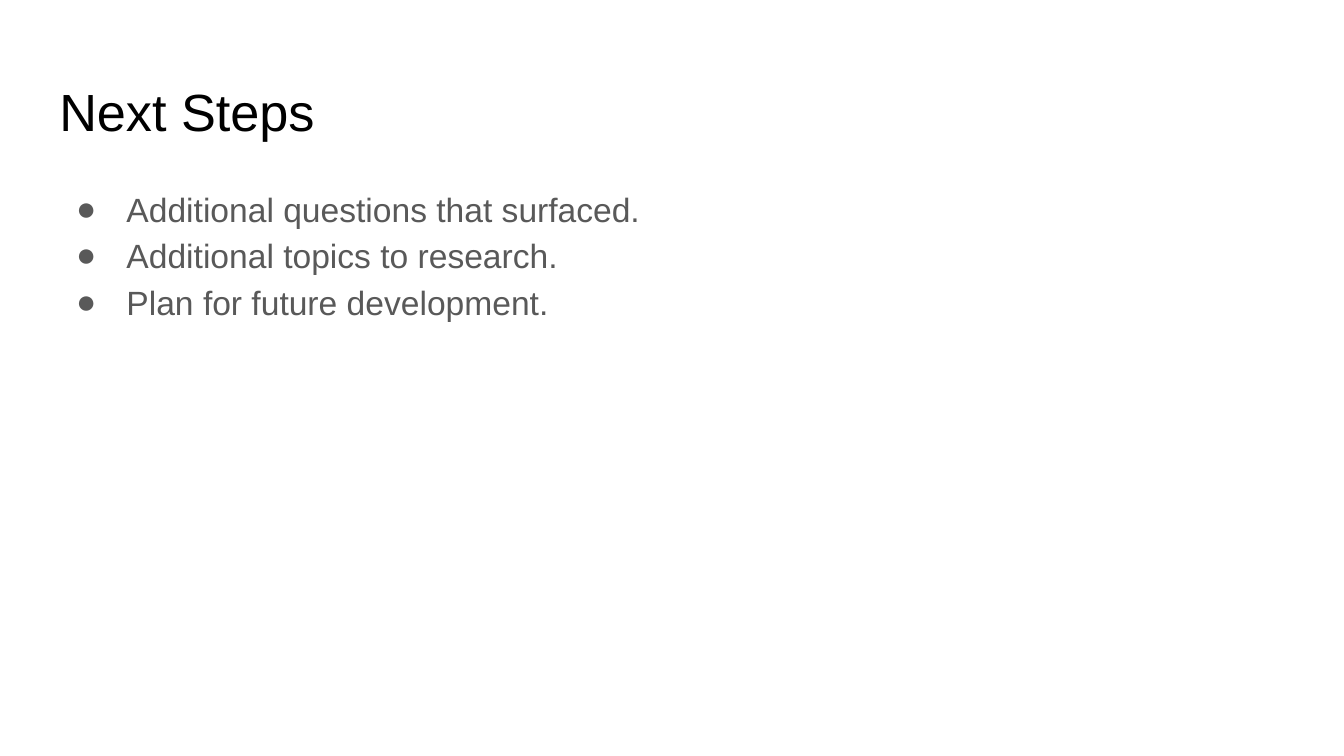
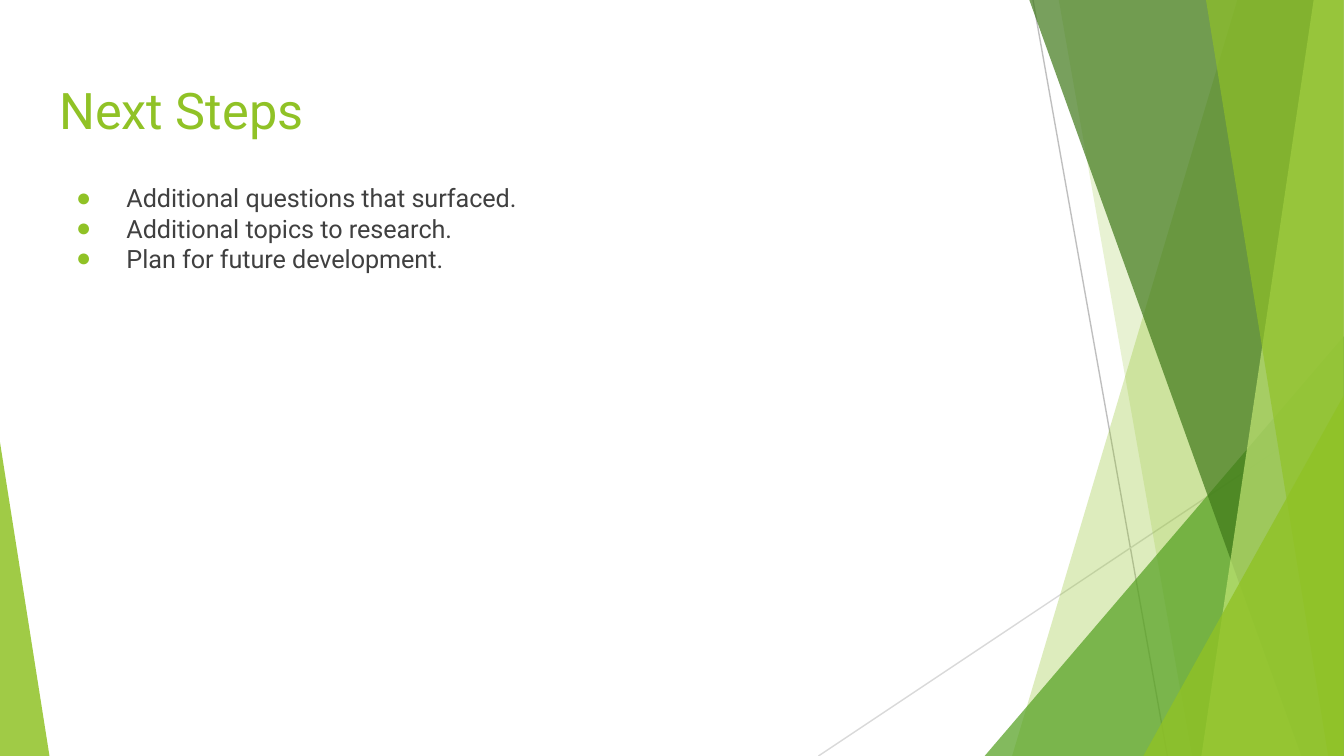
Before and after one commit to Lucis-1/P3_Tokenize, a slide deck: slide 7 of 5. Presentation/P3 Property_Finder_Presentation.pptx. Drawn at 1344x756 pixels with LibreOffice and Linux fonts; fonts in the diff are those of the drawing. Boxes give left, top, right and bottom in pixels: in the first picture for what was removed or moved away, otherwise in the second. Text is boxed around its words. In the diff, an @@ line names an element or a change of style, - is before the commit and + after.

```diff
--- a/5. Presentation/P3 Property_Finder_Presentation.pptx
+++ b/5. Presentation/P3 Property_Finder_Presentation.pptx
@@ title "Next Steps" at bbox=[59, 92, 303, 140]: size 28 to 27 pt, font Arial to Roboto, text colour #000000 to #90C226 @@
@@ text "Additional questions that surfaced." at bbox=[126, 188, 517, 273]: size 18 to 13.5 pt, font Arial to Roboto, text colour #595959 to #404040; line spacing 1.15 to 1; bullet colour #595959 to #90C226 @@
@@ group added at bbox=[0, 0, 1344, 756]: 5 freeform shapes, 3 triangles, 2 lines @@
```
Also in this commit, not shown: 6 other slides changed, 1 slide added, 1 slide removed, 5 other files.
